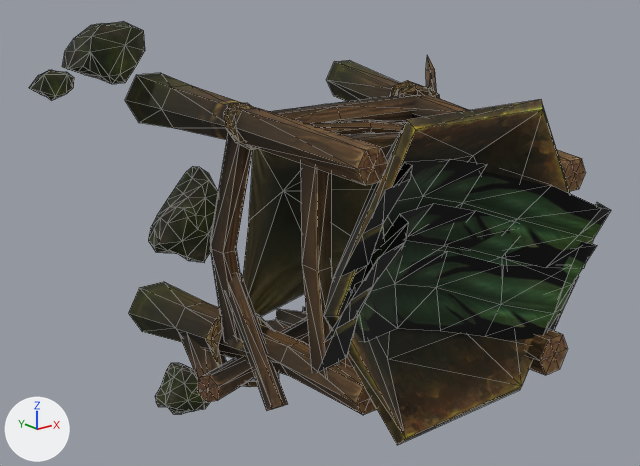
Two versions of the OBJ model sceneobjs/huodong_fuben_238/huodong_fuben_238_n_posion01.obj, one commit apart.
Rendered twice from a 50 mm camera at (-298.0, -447.0, 153.0) aimed at (-14.0, -91.0, 11.0). Lighting does not change. The marker at lower left points along +X, +Y and +Z. Mesh edges are drawn as thin lines. Where no turn or scale is listed for an object, it has been applied to the vertices. Vertices at the same position are counted once.

Objects in the first picture: 'huodong_fuben_238_n_posion01'.
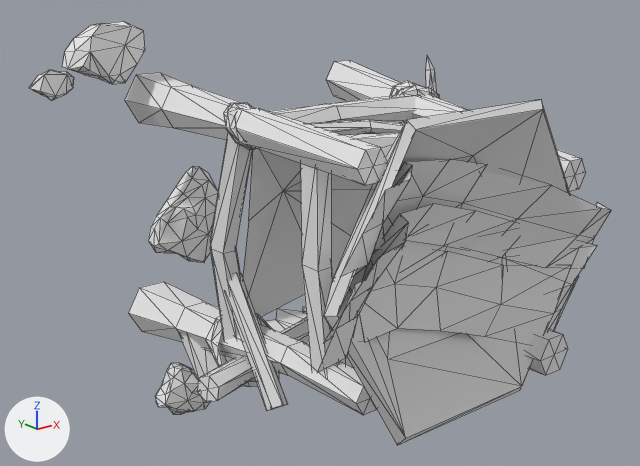
What differs and where, as boxes (x1, y1, x2, y2) in the pictures (640 x 466 px):
part 1 of me_huodong_fuben_238_n_posion01, recoloured: (317, 55, 611, 373) in both
part 2 of me_huodong_fuben_238_n_posion01, recoloured: (29, 21, 218, 414) in both
part 3 of me_huodong_fuben_238_n_posion01, recoloured: (125, 60, 586, 445) in both

Diff of the bpy script that builds the scene:
```diff
--- a/sceneobjs/huodong_fuben_238/huodong_fuben_238_n_posion01.obj.py
+++ b/sceneobjs/huodong_fuben_238/huodong_fuben_238_n_posion01.obj.py
@@ mat_material_2_1 @@
+mat_material_2_1 = principled_material('material_2')
+mat_material_2_1.base_color = (0.8, 0.8, 0.8)  # white #e7e7e7
+mat_material_2_1.roughness = 1.0
@@ mat_material_1_1 @@
+mat_material_1_1 = principled_material('material_1')
+mat_material_1_1.base_color = (0.8, 0.8, 0.8)  # white #e7e7e7
+mat_material_1_1.roughness = 1.0
@@ mat_material_3_1 @@
+mat_material_3_1 = principled_material('material_3')
+mat_material_3_1.base_color = (0.8, 0.8, 0.8)  # white #e7e7e7
+mat_material_3_1.roughness = 1.0
@@ me_huodong_fuben_238_n_posion01 @@
 me_huodong_fuben_238_n_posion01.from_pydata(...)  # 831 vertices, 1253 faces; spans x -131.0..131.0, y -215.0..1.0, z -120.0..120.0
 # used by ob_huodong_fuben_238_n_posion01; location = (0.0, 0.0, 0.0)
+# me_huodong_fuben_238_n_posion01 part 1: all 136 faces that had it switch from mat_material_2 (picture img_huodong_fuben_238_n_posion01_02_png) to mat_material_2_1 (white #e7e7e7)
+# me_huodong_fuben_238_n_posion01 part 2: all 335 faces that had it switch from mat_material_3 (picture img_huodong_fuben_238_n_posion01_03_png) to mat_material_3_1 (white #e7e7e7)
+# me_huodong_fuben_238_n_posion01 part 3: all 782 faces that had it switch from mat_material_1 (picture img_huodong_fuben_238_n_posion01_01_png) to mat_material_1_1 (white #e7e7e7)
```
